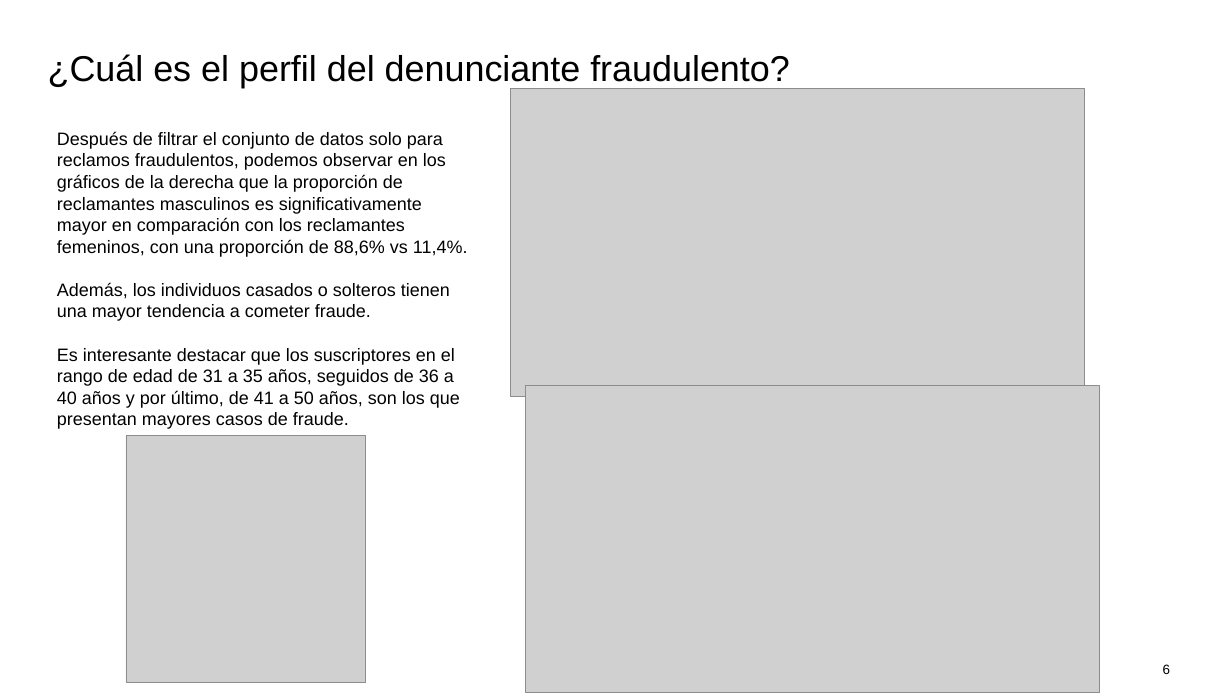
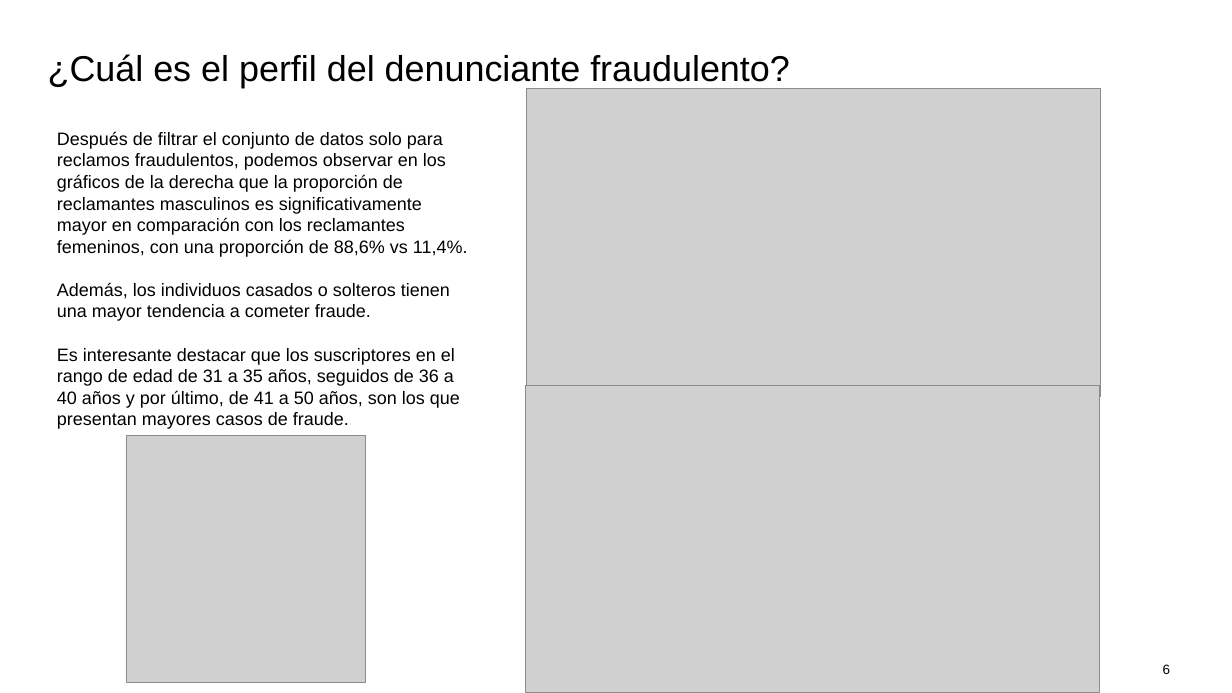
Before and after one commit to moniq0108/DataScience-Qin-entregables-varios, a slide deck: slide 6 of Data_StoryTelling_insight+Qin.pptx. Drawn at 1232x693 pixels with LibreOffice and Linux fonts; fonts in the diff are those of the drawing; grey boxes stand for pictures. Boxes give left, top, right and bottom in pixels: in the first picture for what was removed or moved away, otherwise in the second. Text is boxed around its words. In the diff, an @@ line names an element or a change of style, - is before the commit and + after.

```diff
--- a/Data_StoryTelling_insight+Qin.pptx
+++ b/Data_StoryTelling_insight+Qin.pptx
@@ picture: place and size @@
-picture at <box>511,89,1085,396</box>
+picture at <box>527,89,1101,396</box>
```
Also in this commit, not shown: 2 other slides changed.
